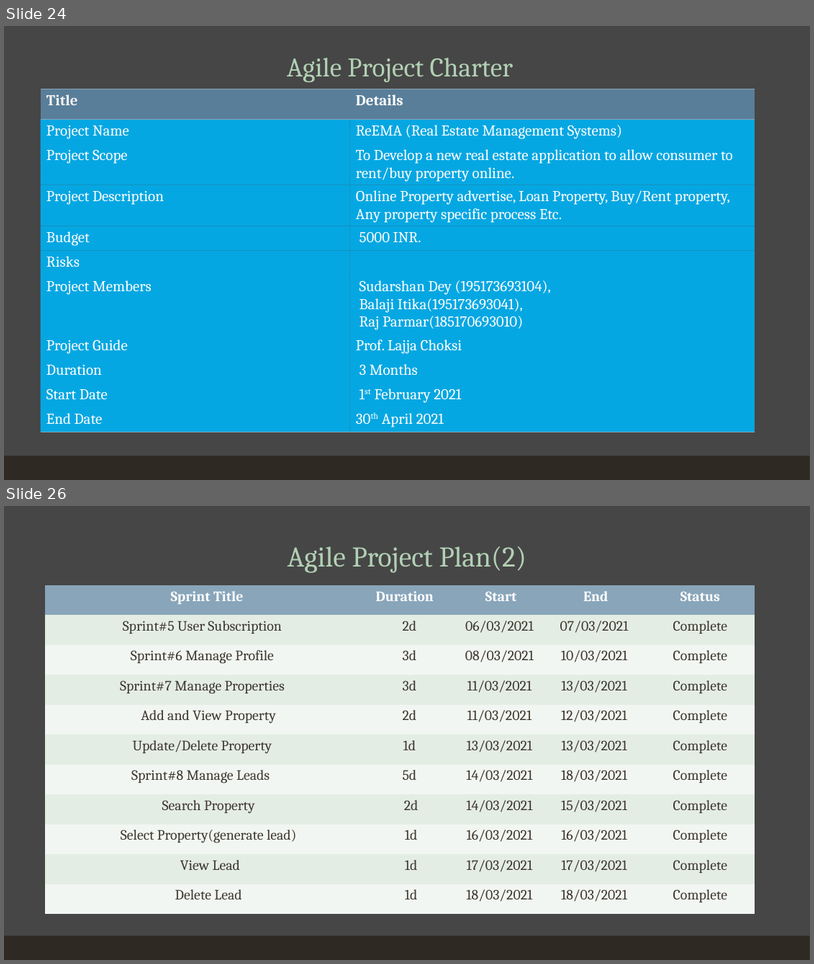
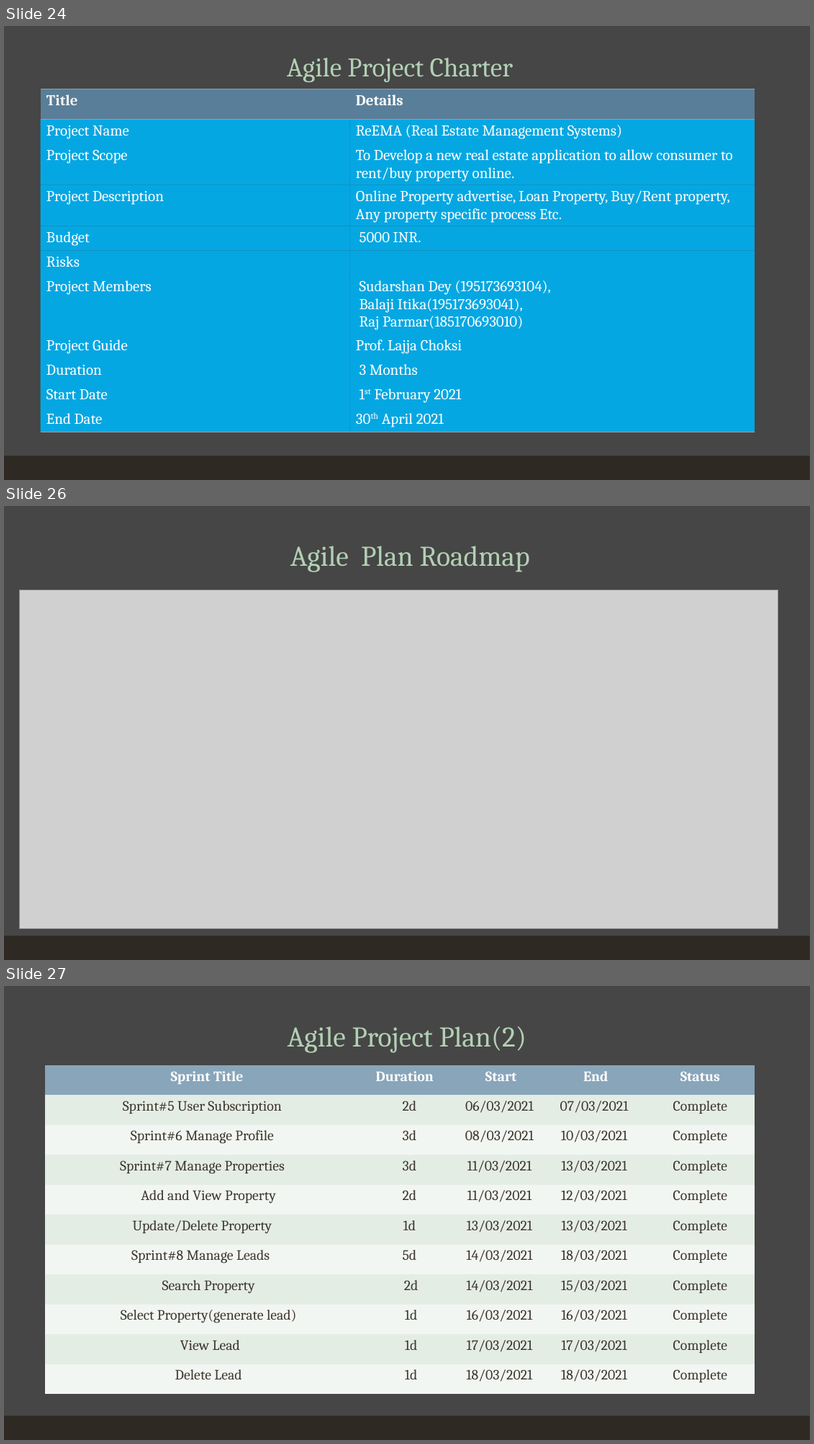
Before and after one commit to Sud98-dey/Laravel, a slide deck: UML/REMA.pptx. Shown one above the other, each under a label of ours: slides 24 and 26 before the commit, slides 24, 26 and 27 after it; the slides between them are not shown. The pictures are 814x964 and 814x1444 pixels, drawn with LibreOffice and Linux fonts; fonts in the diff are those of the drawing; grey boxes stand for pictures. Boxes give left, top, right and bottom in pixels: in the first picture for what was removed or moved away, otherwise in the second. Text is boxed around its words. In the diff, an @@ line names an element or a change of style, - is before the commit and + after.

```diff
--- a/UML/REMA.pptx
+++ b/UML/REMA.pptx
@@ slide 26 added at bbox=[4, 506, 810, 960], background #262626 at 85% opacity; not listed: 1 template element that a slide beside it also shows @@
@@ title added at bbox=[291, 546, 530, 572], 34 pt, text #B2D0B4 @@
+Agile Plan Roadmap
@@ picture added at bbox=[20, 590, 779, 928] @@
@@ what was slide 26 is now slide 27 @@
```
Also in this commit, not shown: 2 slides changed, 2 other slides added, 8 other files.
